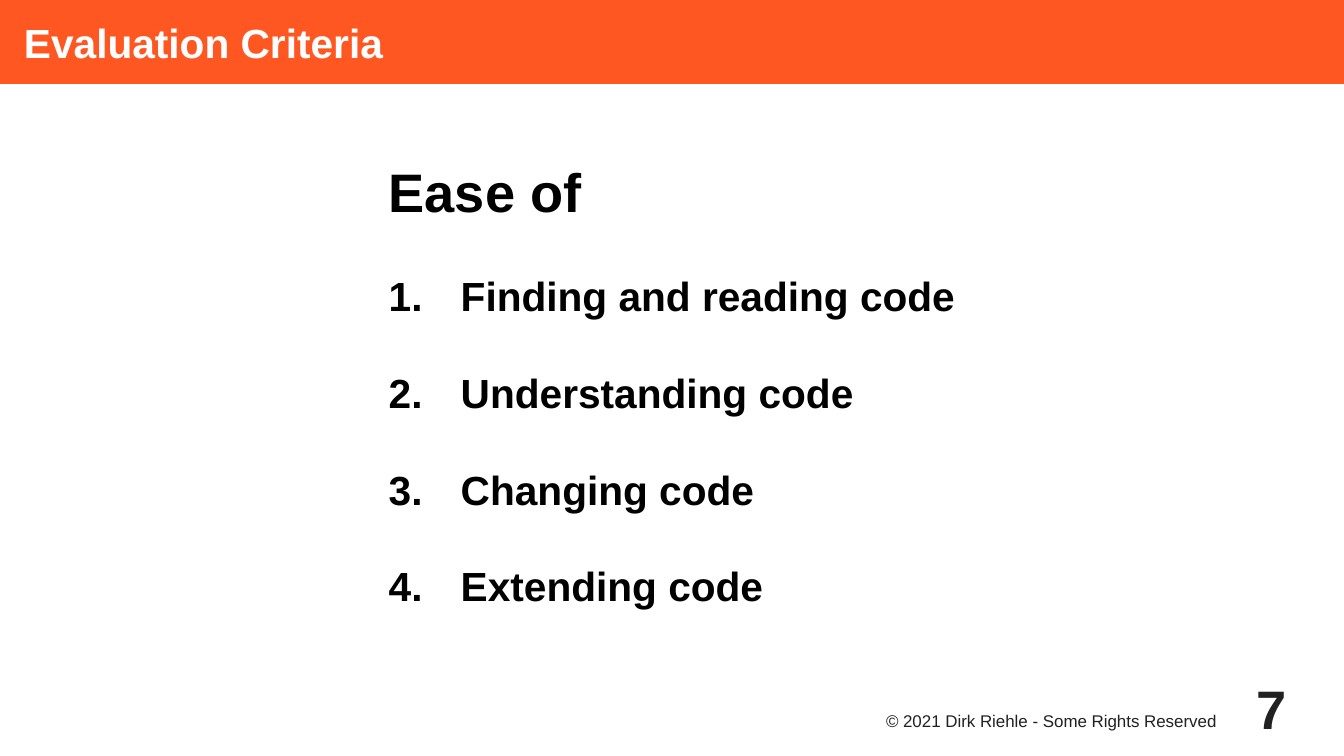
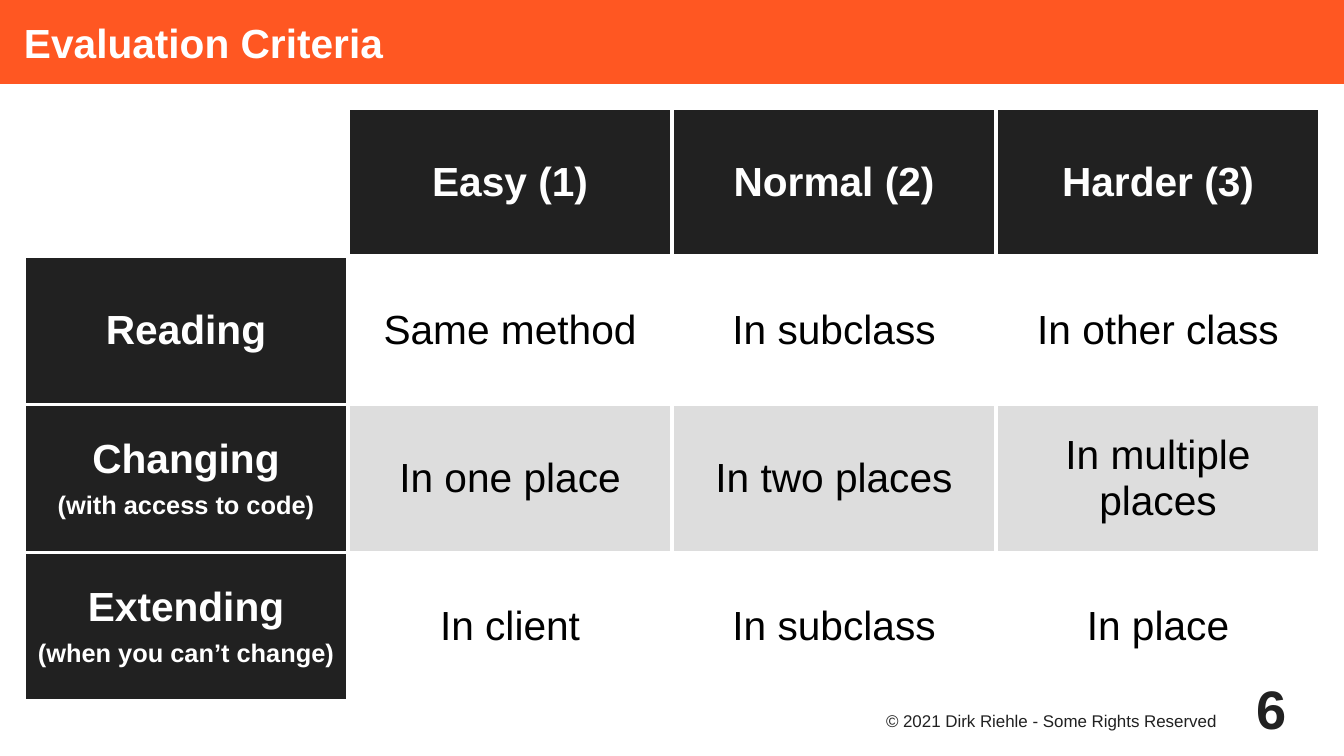
Before and after one commit to dirkriehle/adap-course, a slide deck: slide 6 of Lecture Slides/ADAP C09 - Object Creation.odp (slide 7 before the commit). Drawn at 1344x756 pixels with LibreOffice and Linux fonts; fonts in the diff are those of the drawing. Boxes give left, top, right and bottom in pixels: in the first picture for what was removed or moved away, otherwise in the second. Text is boxed around its words. In the diff, an @@ line names an element or a change of style, - is before the commit and + after.

```diff
--- a/Lecture Slides/ADAP C09 - Object Creation.odp
+++ b/Lecture Slides/ADAP C09 - Object Creation.odp
@@ table added at [24, 109, 1322, 672], 4 rows, 4 columns @@
+ | Easy (1) | Normal (2) | Harder (3)
+Reading | Same method | In subclass | In other class
+Changing / (with access to code) | In one place | In two places | In multiple places
+Extending / (when you can’t change) | In client | In subclass | In place
@@ subtitle removed at [389, 172, 955, 609] @@
-Ease of
-1. Finding and reading code
-2. Understanding code
-3. Changing code
-4. Extending code
@@ page number at [1257, 691, 1287, 730]: text changed @@
-7
+6
```
Also in this commit, not shown: 6 other slides changed, 19 other files.
